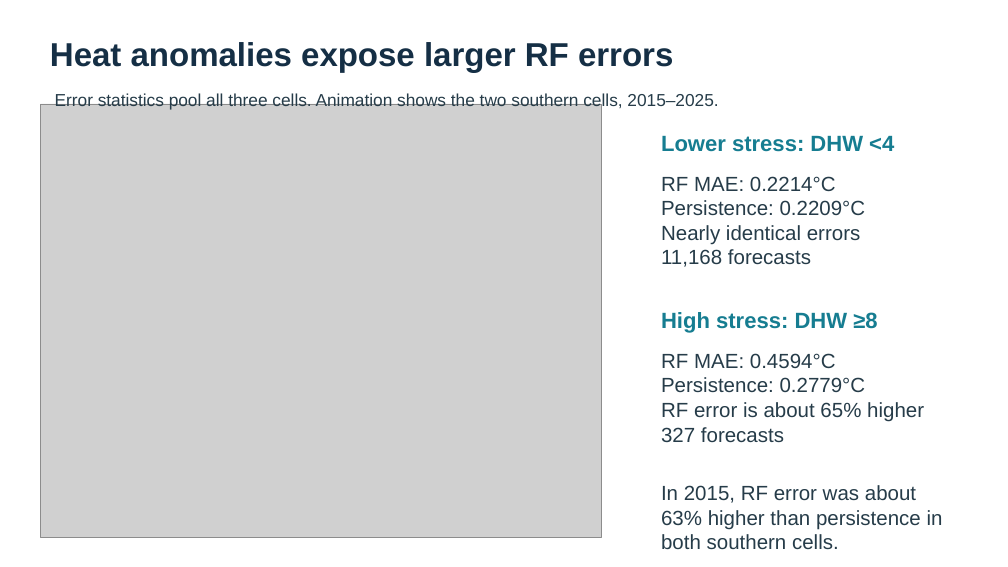
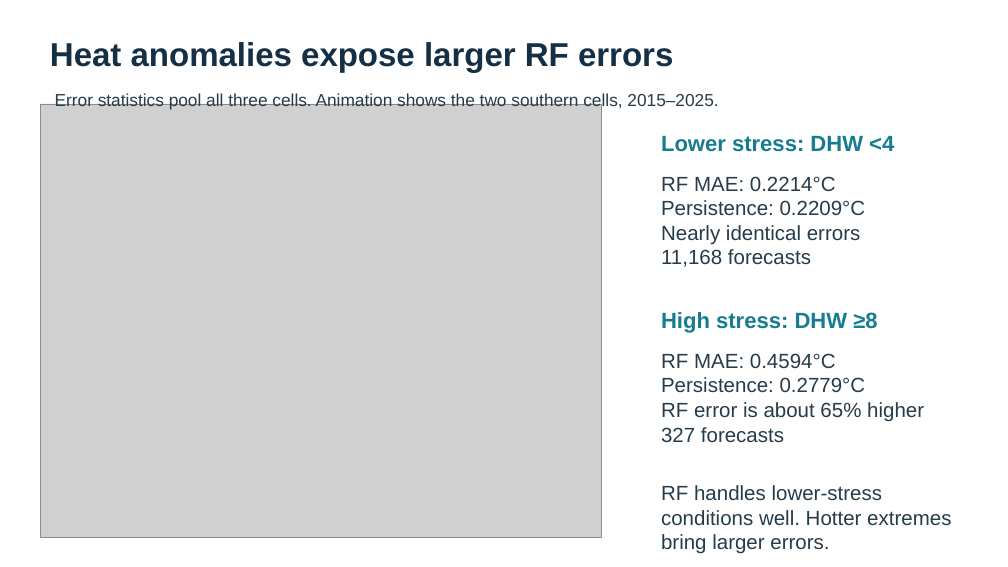
Before and after one commit to drwbkr1/West-Hawaii-Heat-Stress-ASM540, a slide deck: slide 6 of GISProjectDrewBaker/Documentation/GISPresentationDrewBaker.pptx. Drawn at 1008x567 pixels with LibreOffice and Linux fonts; fonts in the diff are those of the drawing; grey boxes stand for pictures. Boxes give left, top, right and bottom in pixels: in the first picture for what was removed or moved away, otherwise in the second. Text is boxed around its words. In the diff, an @@ line names an element or a change of style, - is before the commit and + after.

```diff
--- a/GISProjectDrewBaker/Documentation/GISPresentationDrewBaker.pptx
+++ b/GISProjectDrewBaker/Documentation/GISPresentationDrewBaker.pptx
@@ text at (x1=661, y1=485, x2=951, y2=554): text changed @@
-In 2015, RF error was about 63% higher than persistence in both southern cells.
+RF handles lower-stress conditions well. Hotter extremes bring larger errors.
```
Also in this commit, not shown: 4 other slides changed, 2 slides added, 1 slide removed, 1 other file.
